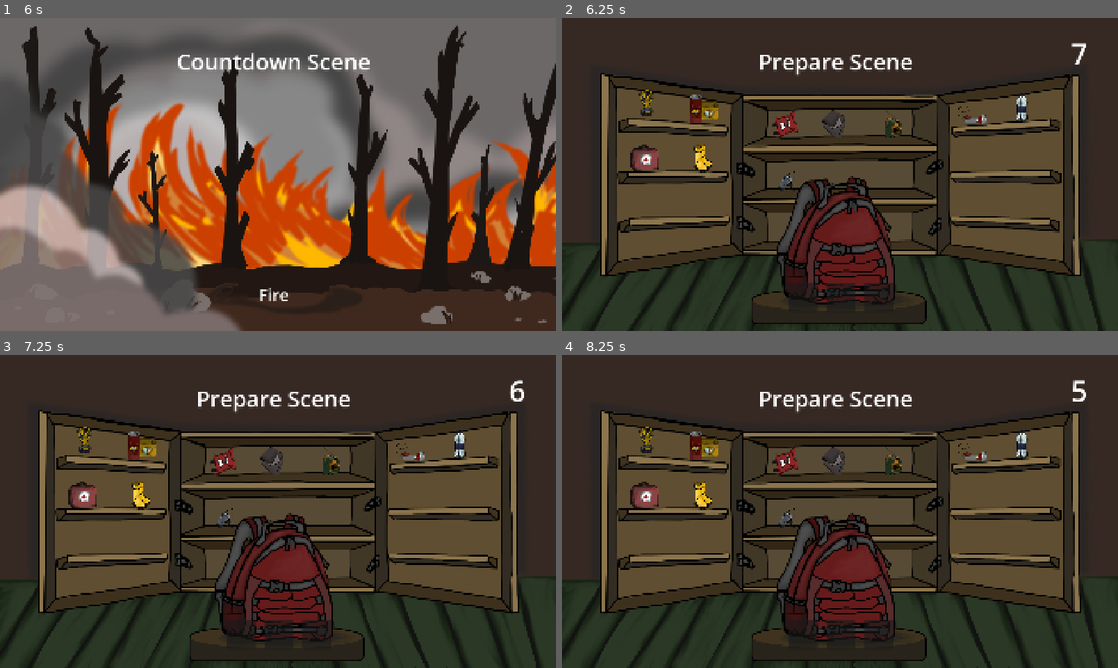
Above: before the commit, frames 1-4 (two rows, left to right).
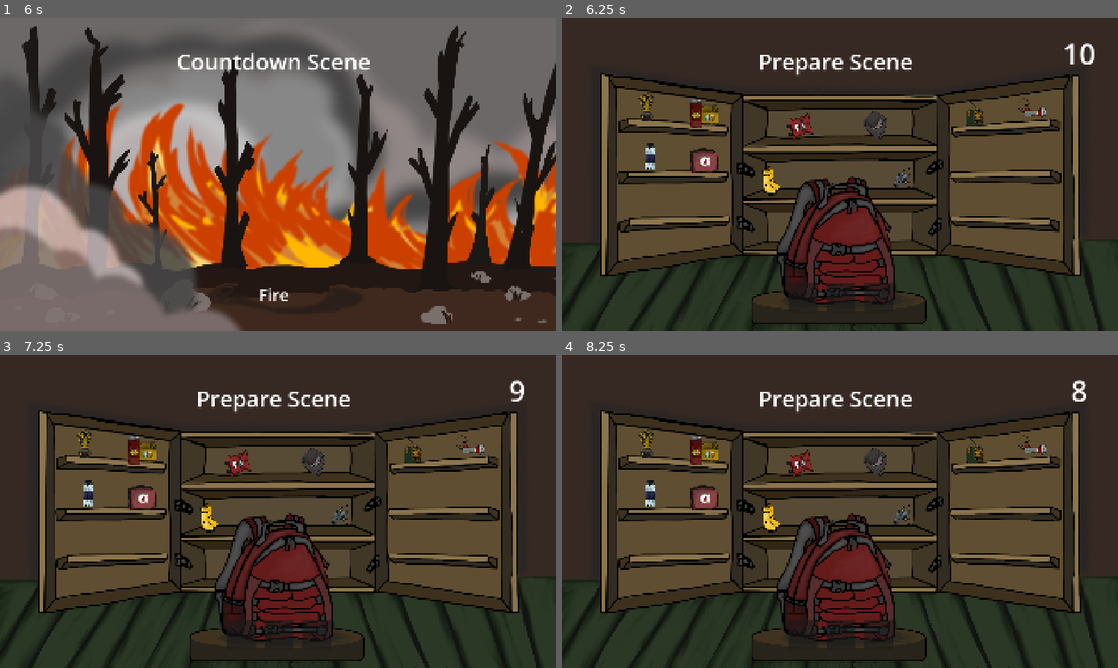
Above: after the commit, the same moments.

Repository: hsnpgm-user/fivepercent
Game: Godot game, scene res://Scenes/menu.tscn
Two runs of this game, one before a commit and one after it. Both use one fixed random seed, a clock stepped at 60 frames per second and the inputs below.
Inputs (mouse positions are in pixels of both pictures, inside the frame that each line leads up to):
- Up to frame 1 (6 s): click "Start" at 0.5 s; tap Enter at 1.25, 2.75, 5 s; move the mouse to (400, 158) at 1.27 s; click (400, 158) at 1.42 s; tap Space at 2, 3.5, 5.75 s; move the mouse to (166, 190) at 2.02 s; click (166, 190) at 2.17 s; move the mouse to (333, 105) at 2.77 s; click (333, 105) at 2.92 s; move the mouse to (250, 237) at 3.52 s; click (250, 237) at 3.67 s; move the mouse to (444, 221) at 4.27 s; click (444, 221) at 4.42 s; move the mouse to (111, 127) at 5.02 s; click (111, 127) at 5.17 s; move the mouse to (305, 174) at 5.77 s; click (305, 174) at 5.92 s
- Up to frame 2 (6.25 s): no input
- Up to frame 3 (7.25 s): move the mouse to (239, 633) at 6.52 s; click (239, 633) at 6.67 s
- Up to frame 4 (8.25 s): move the mouse to (840, 633) at 7.27 s; click (840, 633) at 7.42 s; move the mouse to (878, 633) at 8.02 s; click (878, 633) at 8.17 s

Frame 1 is identical in both runs. In frame 2, 3.1% of the frame differs, in the area x 12-96%, y 8-57%; in frame 3, 3.0%; in frame 4, 3.0%.

Commit message:
Update gameplay pacing and audio feedback
This commit extends the main game and preparation timers, adds a visual preparation progress bar, and repositions slot markers for the new layout. It also adds hover SFX for item slots, raises disaster damage values to make encounters more punishing, and tweaks in-game story text behavior to clear the status label after a short delay.

Diff:
--- a/Scenes/prepare.tscn
+++ b/Scenes/prepare.tscn
@@ -16,11 +16,19 @@
 anchors_preset = 0
 script = ExtResource("1_p231s")
 
+[node name="Time" type="TextureProgressBar" parent="." unique_id=803765550]
+layout_mode = 0
+offset_right = 40.0
+offset_bottom = 40.0
+value = 100.0
+fill_mode = 5
+
 [node name="Backpack" type="AudioStreamPlayer2D" parent="." unique_id=1064595489]
 stream = ExtResource("2_0skrd")
 
 [node name="Alarm" type="AudioStreamPlayer2D" parent="." unique_id=1524100677]
 stream = ExtResource("3_2kngy")
+volume_db = -7.0
 
 [node name="TextureRect" type="TextureRect" parent="." unique_id=123055030]
 layout_mode = 0
@@ -29,7 +37,7 @@
 texture = ExtResource("4_2kngy")
 
 [node name="PrepareTime" type="Timer" parent="." unique_id=143126219]
-wait_time = 7.0
+wait_time = 10.0
 
 [node name="Countdown" type="Label" parent="." unique_id=474741670]
 layout_mode = 0
@@ -72,37 +80,37 @@
 [node name="SlotPoints" type="Node2D" parent="." unique_id=1189314194]
 
 [node name="1" type="Marker2D" parent="SlotPoints" unique_id=1571407046]
-position = Vector2(293, 292)
+position = Vector2(293, 306)
 
 [node name="2" type="Marker2D" parent="SlotPoints" unique_id=986254691]
-position = Vector2(492, 314)
+position = Vector2(492, 328)
 
 [node name="3" type="Marker2D" parent="SlotPoints" unique_id=625249147]
-position = Vector2(772, 368)
+position = Vector2(822, 373)
 
 [node name="4" type="Marker2D" parent="SlotPoints" unique_id=1685811949]
-position = Vector2(942, 367)
+position = Vector2(1084, 370)
 
 [node name="5" type="Marker2D" parent="SlotPoints" unique_id=297843384]
-position = Vector2(1143, 365)
+position = Vector2(1426, 327)
 
 [node name="6" type="Marker2D" parent="SlotPoints" unique_id=353959325]
-position = Vector2(1417, 335)
+position = Vector2(1624, 310)
 
 [node name="7" type="Marker2D" parent="SlotPoints" unique_id=531622883]
-position = Vector2(1588, 306)
+position = Vector2(305, 476)
 
 [node name="8" type="Marker2D" parent="SlotPoints" unique_id=53859723]
-position = Vector2(286, 478)
+position = Vector2(490, 485)
 
 [node name="9" type="Marker2D" parent="SlotPoints" unique_id=396864440]
-position = Vector2(487, 484)
+position = Vector2(723, 564)
 
 [node name="10" type="Marker2D" parent="SlotPoints" unique_id=1766419811]
-position = Vector2(778, 566)
+position = Vector2(1175, 555)
 
 [node name="11" type="Marker2D" parent="SlotPoints" unique_id=1001366813]
-position = Vector2(957, 561)
+position = Vector2(1424, 492)
 
 [node name="12" type="Marker2D" parent="SlotPoints" unique_id=329048698]
-position = Vector2(1162, 559)
+position = Vector2(1605, 490)
--- a/Scenes/slot.tscn
+++ b/Scenes/slot.tscn
@@ -1,12 +1,13 @@
 [gd_scene format=3 uid="uid://d2dc4yya38lae"]
 
 [ext_resource type="Script" uid="uid://bwv245qddg3b8" path="res://Scripts/LevelScripts/slot.gd" id="1_12ej0"]
+[ext_resource type="AudioStream" uid="uid://g4pw21audr2s" path="res://Assets/Audio/SFX/hover.mp3" id="2_12ej0"]
 
 [sub_resource type="LabelSettings" id="LabelSettings_luhj6"]
 font_size = 40
 
 [node name="Slot" type="PanelContainer" unique_id=177519146]
-custom_minimum_size = Vector2(100, 100)
+custom_minimum_size = Vector2(148, 107)
 custom_maximum_size = Vector2(100, 100)
 anchors_preset = 15
 anchor_right = 1.0
@@ -24,6 +25,8 @@
 color = Color(0.2, 0.2, 0.2, 0)
 
 [node name="Icon" type="TextureRect" parent="." unique_id=372462125]
+custom_minimum_size = Vector2(148, 107)
+custom_maximum_size = Vector2(148, 107)
 layout_mode = 2
 
 [node name="TooltipLabel" type="Label" parent="." unique_id=139510189]
@@ -34,3 +37,6 @@
 label_settings = SubResource("LabelSettings_luhj6")
 horizontal_alignment = 1
 vertical_alignment = 1
+
+[node name="Hover" type="AudioStreamPlayer2D" parent="." unique_id=2068170207]
+stream = ExtResource("2_12ej0")
--- a/Scripts/CharacterScripts/GameManager.gd
+++ b/Scripts/CharacterScripts/GameManager.gd
@@ -134,36 +134,36 @@
 # --- BU DİZİYİ GAMEMANAGER İÇİNDEKİ ESKİ event_pool İLE DEĞİŞTİR ---
 var event_pool: Array = [
 	# --- DEPREM (EARTHQUAKE) ---
-	{ "disaster": DisasterType.Earthquake, "phase": "early", "msg": "Sarsıntı başladı! Eşyalar devriliyor, etraf karanlık.", "item": "flash_light", "damage": 40, "id": "eq_1" },
-	{ "disaster": DisasterType.Earthquake, "phase": "early", "msg": "Toz bulutu yayıldı, nefes almak zorlaşıyor!", "item": "mask", "damage": 45, "id": "eq_2" },
-	{ "disaster": DisasterType.Earthquake, "phase": "mid", "msg": "Hafif yaralandın, kanama var!", "item": "med_kit", "damage": 50, "id": "eq_3" },
-	{ "disaster": DisasterType.Earthquake, "phase": "mid", "msg": "Enkaz altındasın! Sesini dışarıya duyurman lazım.", "item": "wistel", "damage": 35, "id": "eq_4" },
-	{ "disaster": DisasterType.Earthquake, "phase": "late", "msg": "Çaresiz bir bekleyiş başladı, boğazın kurudu!", "item": "water", "damage": 55, "id": "eq_5" },
-	{ "disaster": DisasterType.Earthquake, "phase": "late", "msg": "Dış dünya ile bağın koptu, bilgi alamıyorsun!", "item": "radio", "damage": 45, "id": "eq_6" },
+	{ "disaster": DisasterType.Earthquake, "phase": "early", "msg": "Sarsıntı başladı! Eşyalar devriliyor, etraf karanlık.", "item": "flash_light", "damage": 60, "id": "eq_1" },
+	{ "disaster": DisasterType.Earthquake, "phase": "early", "msg": "Toz bulutu yayıldı, nefes almak zorlaşıyor!", "item": "mask", "damage": 55, "id": "eq_2" },
+	{ "disaster": DisasterType.Earthquake, "phase": "mid", "msg": "Hafif yaralandın, kanama var!", "item": "med_kit", "damage": 70, "id": "eq_3" },
+	{ "disaster": DisasterType.Earthquake, "phase": "mid", "msg": "Enkaz altındasın! Sesini dışarıya duyurman lazım.", "item": "wistel", "damage": 50, "id": "eq_4" },
+	{ "disaster": DisasterType.Earthquake, "phase": "late", "msg": "Çaresiz bir bekleyiş başladı, boğazın kurudu!", "item": "water", "damage": 65, "id": "eq_5" },
+	{ "disaster": DisasterType.Earthquake, "phase": "late", "msg": "Dış dünya ile bağın koptu, bilgi alamıyorsun!", "item": "radio", "damage": 55, "id": "eq_6" },
 
 	# --- SEL (FLOOD) ---
-	{ "disaster": DisasterType.Flood, "phase": "early", "msg": "Su baskını kapıya ulaştı! Eşyalar ıslanıyor.", "item": "flash_light", "damage": 35, "id": "fl_1" },
-	{ "disaster": DisasterType.Flood, "phase": "early", "msg": "Su yükseliyor, ayakların suyun altında kaldı!", "item": "rubber_boots", "damage": 40, "id": "fl_2" },
-	{ "disaster": DisasterType.Flood, "phase": "mid", "msg": "Soğuk suyun içinde kalmaktan vücudun yaralandı!", "item": "med_kit", "damage": 45, "id": "fl_3" },
-	{ "disaster": DisasterType.Flood, "phase": "mid", "msg": "Su seviyesi beline kadar geldi, titremeye başladın!", "item": "thermal_blanket", "damage": 45, "id": "fl_4" },
-	{ "disaster": DisasterType.Flood, "phase": "late", "msg": "Çatıya tıkıldın, hipotermi riski var!", "item": "water", "damage": 50, "id": "fl_5" },
-	{ "disaster": DisasterType.Flood, "phase": "late", "msg": "Kurtarma botlarına sesini duyurmalısın!", "item": "wistel", "damage": 40, "id": "fl_6" },
+	{ "disaster": DisasterType.Flood, "phase": "early", "msg": "Su baskını kapıya ulaştı! Eşyalar ıslanıyor.", "item": "flash_light", "damage": 60, "id": "fl_1" },
+	{ "disaster": DisasterType.Flood, "phase": "early", "msg": "Su yükseliyor, ayakların suyun altında kaldı!", "item": "rubber_boots", "damage": 55, "id": "fl_2" },
+	{ "disaster": DisasterType.Flood, "phase": "mid", "msg": "Soğuk suyun içinde kalmaktan vücudun yaralandı!", "item": "med_kit", "damage": 60, "id": "fl_3" },
+	{ "disaster": DisasterType.Flood, "phase": "mid", "msg": "Su seviyesi beline kadar geldi, titremeye başladın!", "item": "thermal_blanket", "damage": 70, "id": "fl_4" },
+	{ "disaster": DisasterType.Flood, "phase": "late", "msg": "Çatıya tıkıldın, hipotermi riski var!", "item": "water", "damage": 60, "id": "fl_5" },
+	{ "disaster": DisasterType.Flood, "phase": "late", "msg": "Kurtarma botlarına sesini duyurmalısın!", "item": "wistel", "damage": 55, "id": "fl_6" },
 
 	# --- ÇIĞ (AVALANCHE) ---
-	{ "disaster": DisasterType.Avalanche, "phase": "early", "msg": "Şiddetli fırtına ve kar bastırdı!", "item": "flash_light", "damage": 35, "id": "av_1" },
-	{ "disaster": DisasterType.Avalanche, "phase": "early", "msg": "Kar fırtınasında yüzün ve ağzın karla doluyor!", "item": "mask", "damage": 35, "id": "av_2" },
-	{ "disaster": DisasterType.Avalanche, "phase": "mid", "msg": "Vücut ısın hızla düşüyor, donuyorsun!", "item": "thermal_blanket", "damage": 50, "id": "av_3" },
-	{ "disaster": DisasterType.Avalanche, "phase": "mid", "msg": "Donma belirtileri başladı, tıbbi müdahale lazım!", "item": "med_kit", "damage": 45, "id": "av_4" },
-	{ "disaster": DisasterType.Avalanche, "phase": "late", "msg": "Kar kütlesinin altında mahsur kaldın, ses ver!", "item": "wistel", "damage": 50, "id": "av_5" },
-	{ "disaster": DisasterType.Avalanche, "phase": "late", "msg": "Gücün tükeniyor, yardım ekiplerinden haber bekle!", "item": "radio", "damage": 40, "id": "av_6" },
+	{ "disaster": DisasterType.Avalanche, "phase": "early", "msg": "Şiddetli fırtına ve kar bastırdı!", "item": "flash_light", "damage": 50, "id": "av_1" },
+	{ "disaster": DisasterType.Avalanche, "phase": "early", "msg": "Kar fırtınasında yüzün ve ağzın karla doluyor!", "item": "mask", "damage": 50, "id": "av_2" },
+	{ "disaster": DisasterType.Avalanche, "phase": "mid", "msg": "Vücut ısın hızla düşüyor, donuyorsun!", "item": "thermal_blanket", "damage": 70, "id": "av_3" },
+	{ "disaster": DisasterType.Avalanche, "phase": "mid", "msg": "Donma belirtileri başladı, tıbbi müdahale lazım!", "item": "med_kit", "damage": 65, "id": "av_4" },
+	{ "disaster": DisasterType.Avalanche, "phase": "late", "msg": "Kar kütlesinin altında mahsur kaldın, ses ver!", "item": "wistel", "damage": 70, "id": "av_5" },
+	{ "disaster": DisasterType.Avalanche, "phase": "late", "msg": "Gücün tükeniyor, yardım ekiplerinden haber bekle!", "item": "radio", "damage": 65, "id": "av_6" },
 
 	# --- YANGIN (FIRE) ---
-	{ "disaster": DisasterType.Fire, "phase": "early", "msg": "Duman pencerelerden içeri doluyor, boğuluyorsun!", "item": "mask", "damage": 45, "id": "fi_1" },
-	{ "disaster": DisasterType.Fire, "phase": "early", "msg": "Kıvılcımlar üstüne sıçramaya başladı!", "item": "fire_blanket", "damage": 50, "id": "fi_2" },
-	{ "disaster": DisasterType.Fire, "phase": "mid", "msg": "Alevler etrafı sardı, aşırı sıcaklıktan kavruluyorsun!", "item": "water", "damage": 45, "id": "fi_3" },
-	{ "disaster": DisasterType.Fire, "phase": "mid", "msg": "Cildinde ciddi yanıklar oluştu!", "item": "med_kit", "damage": 50, "id": "fi_4" },
-	{ "disaster": DisasterType.Fire, "phase": "late", "msg": "Çıkış yolu alevlerle kapandı, karanlık ve duman basıyor!", "item": "flash_light", "damage": 40, "id": "fi_5" },
-	{ "disaster": DisasterType.Fire, "phase": "late", "msg": "İtfaiye ekiplerine yerini bildirmelisin!", "item": "radio", "damage": 40, "id": "fi_6" }
+	{ "disaster": DisasterType.Fire, "phase": "early", "msg": "Duman pencerelerden içeri doluyor, boğuluyorsun!", "item": "mask", "damage": 65, "id": "fi_1" },
+	{ "disaster": DisasterType.Fire, "phase": "early", "msg": "Kıvılcımlar üstüne sıçramaya başladı!", "item": "fire_blanket", "damage": 70, "id": "fi_2" },
+	{ "disaster": DisasterType.Fire, "phase": "mid", "msg": "Alevler etrafı sardı, aşırı sıcaklıktan kavruluyorsun!", "item": "water", "damage": 60, "id": "fi_3" },
+	{ "disaster": DisasterType.Fire, "phase": "mid", "msg": "Cildinde ciddi yanıklar oluştu!", "item": "med_kit", "damage": 70, "id": "fi_4" },
+	{ "disaster": DisasterType.Fire, "phase": "late", "msg": "Çıkış yolu alevlerle kapandı, karanlık ve duman basıyor!", "item": "flash_light", "damage": 55, "id": "fi_5" },
+	{ "disaster": DisasterType.Fire, "phase": "late", "msg": "İtfaiye ekiplerine yerini bildirmelisin!", "item": "radio", "damage": 55, "id": "fi_6" }
 ]
 # Called when the node enters the scene tree for the first time.
 func _ready() -> void:
--- a/Scripts/LevelScripts/in_game.gd
+++ b/Scripts/LevelScripts/in_game.gd
@@ -1,7 +1,7 @@
 extends Node2D
 
-const GAME_DURATION: float = 78
-const SURVIVE_TIME: float = 78
+const GAME_DURATION: float = 90
+const SURVIVE_TIME: float = 90
 const EVENT_REACTION_TIME: float = 8
 const MID_PHASE_START: float = 20
 const LATE_PHASE_START: float = 40
@@ -309,6 +309,10 @@
 	else:
 		situation_label.text = "📖 " + story_text
 
+	var tween_label = create_tween()
+	tween_label.tween_interval(3.0)
+	tween_label.tween_callback(func(): situation_label.texte = "")
+
 	GameManager.bag_slots[index] = {}
 	draw_ingame_bag()
 
--- a/Scripts/LevelScripts/prepare.gd
+++ b/Scripts/LevelScripts/prepare.gd
@@ -2,6 +2,10 @@
 
 @onready var backpack_audio_player: AudioStreamPlayer2D = $Backpack
 @onready var siren: AudioStreamPlayer2D = $Alarm
+
+@onready var time_progress_bar: TextureProgressBar = $Time
+var total_time: float = 10.0  # Toplam süre (Örn: 10 saniye hazırlık süresi)
+var current_time: float = 10.0
 
 @onready var slot_points = $SlotPoints.get_children()
 @onready var bag_grid = $BagGrid
--- a/Scripts/LevelScripts/slot.gd
+++ b/Scripts/LevelScripts/slot.gd
@@ -9,6 +9,8 @@
 var slot_item_data: Dictionary = {}
 
 @onready var tooltip_label: Label = $TooltipLabel if has_node("TooltipLabel") else null
+
+@onready var hover_audio: AudioStreamPlayer2D = $Hover
 
 @onready var item_icon = $Icon
 
@@ -41,6 +43,7 @@
 func _on_mouse_entered():
 	if slot_item_data.is_empty(): return
 
+	hover_audio.play()
 	# 1. Outline / Parlama hissi için ikonu hafif büyütüp parlatalım (Tween animasyonu)
 	var tween = create_tween().set_parallel(true).set_trans(Tween.TRANS_SINE).set_ease(Tween.EASE_OUT)
 	tween.tween_property(item_icon, "scale", Vector2(1.15, 1.15), 0.15)
Not shown, added: Assets/Audio/SFX/hover.mp3.import
Not shown, added: Assets/Audio/SFX/hover.mp3
